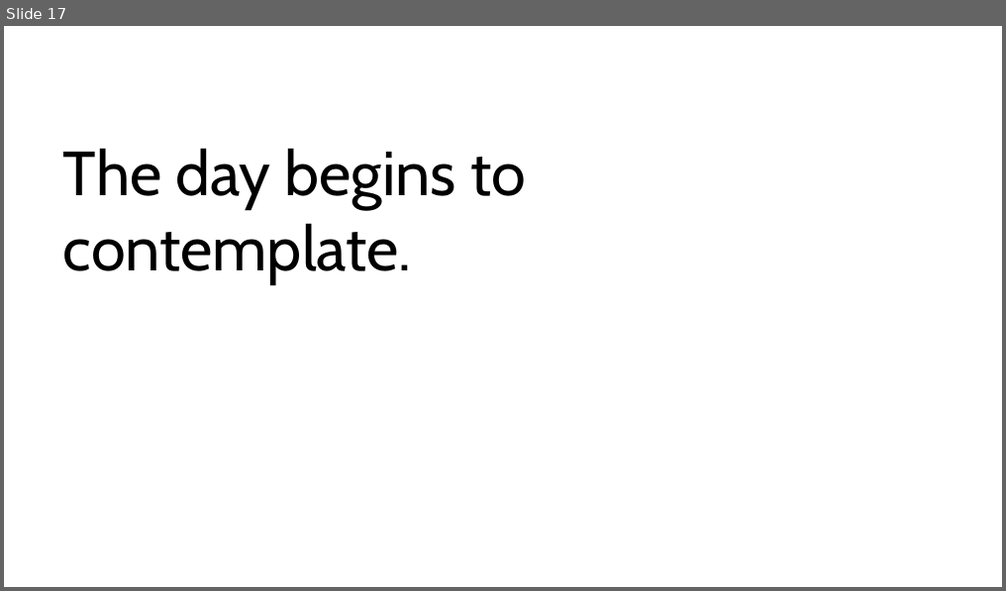
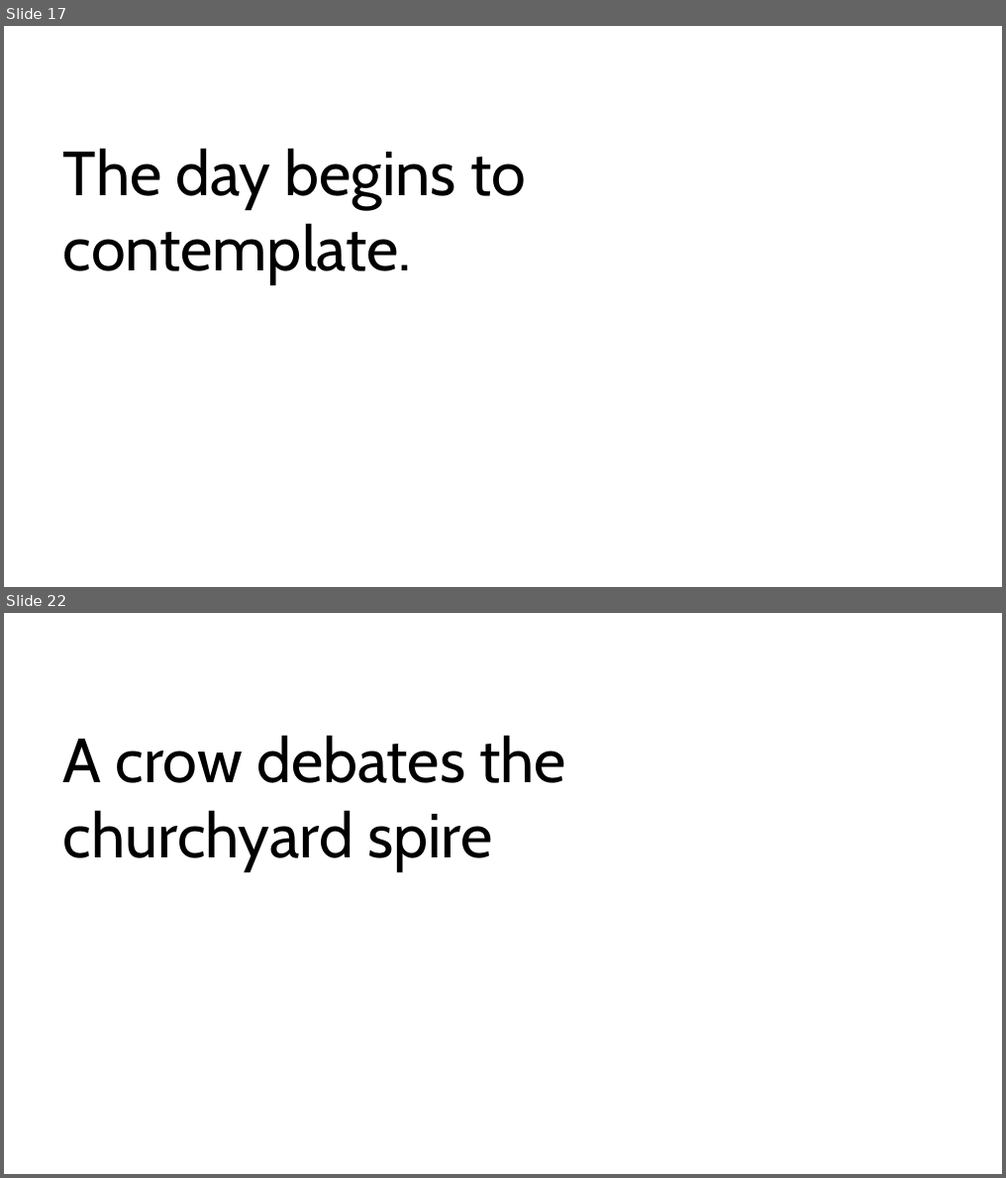
Before and after one commit to aadennis/VbaSandbox, a slide deck: PowerPointVba/PowerPointVba.pptm. Shown one above the other, each under a label of ours: slide 17 before the commit, slides 17 and 22 after it; the slides between them are not shown. The pictures are 1006x591 and 1006x1178 pixels, drawn with LibreOffice and Linux fonts; fonts in the diff are those of the drawing. Boxes give left, top, right and bottom in pixels: in the first picture for what was removed or moved away, otherwise in the second. Text is boxed around its words. In the diff, an @@ line names an element or a change of style, - is before the commit and + after.

```diff
--- a/PowerPointVba/PowerPointVba.pptm
+++ b/PowerPointVba/PowerPointVba.pptm
@@ slide 22 added at box(4, 613, 1002, 1174), background #FFFFFF @@
@@ text added at box(63, 735, 566, 872), 60 pt, text #000000 @@
+A crow debates the churchyard spire
```
Also in this commit, not shown: 23 other slides added.
